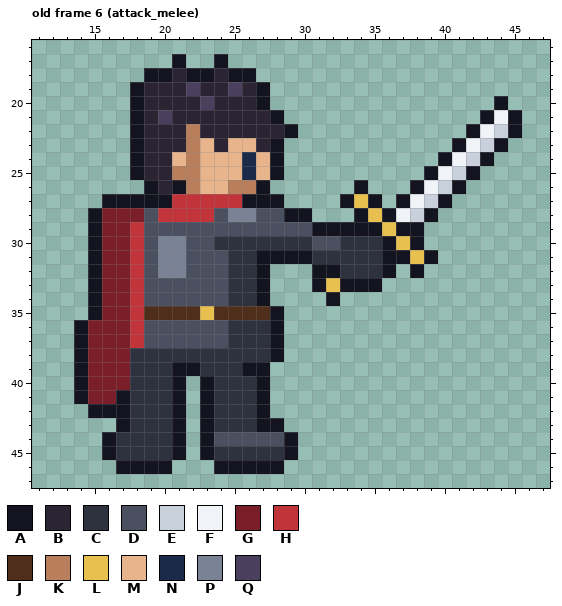
One commit to this pixel-art file: art/sprites/combate/clases/guerrero.aseprite. This is how it looked before the edit.
48x48 pixels, 19 frames. Shown: old frame 6 (attack_melee): x 11..47, y 16..47. The commit also changed other frames, which this record leaves out.
Visible layers, top first: "cuerpo", "arma".
Palette (. is transparent): A #141420  B #2a2433  C #2e323e  D #4a5060  E #c8d0dc  F #f0f4f8  G #7a1f2a  H #c0343a  J #4f2e1c  K #b97f5c  L #e8c050  M #e8b48c  N #1c2a4a  P #7a8296  Q #4a3f5c
Pixels before, old frame 6 (attack_melee), first column x 14:
17 .......A..A.....................
18 .....AABAABAA...................
19 ....ABBBQBBQBA..................
20 ....ABBBBQBBBA................A.
21 ....ABQBBBBBBBA..............AFA
22 ....ABBBKBBBBBBA............AFEA
23 ....ABBBKMBMMBA............AFEA.
24 ....ABBMKMMMNMA...........AFEA..
25 ....ABBKKMMMNMA..........AFEA...
26 .....ABAKMMKKA......A...AFEA....
27 ..AAAAAHHHHHAAA....ALA.AFEA.....
28 .AGGGDHHHHDPPDDAA...ALAFEA......
29 .AGGHDDDDDDDDDDDDAAAAALAA.......
30 .AGGHDPPDDCCCCCCCDDCCCALA.......
31 .AGGHDPPDDDCCAAAACCCCCAALA......
32 .AGGHDPPDDDCCA...AACCCA.A.......
33 .AGGHDDDDDDCCA...ALAAA..........
34 .AGGHDDDDDDCCA....A.............
35 .AGGHJJJJLJJJJA.................
36 AGGGHDDDDDDCCCA.................
37 AGGGHDDDDDDCCCA.................
38 AGGGCCCCCCCCCCA.................
39 AGGGCCCAACCCAA..................
40 AGGGCCCA.ACCCA..................
41 AGGACCCA.ACCCA..................
42 .AAACCCA.ACCCA..................
43 ...ACCCA.ACCCAA.................
44 ..ACCCCA.ADDDDDA................
45 ..ACCCCA.ACCCCCA................
46 ...AAAA...AAAAA.................
After:
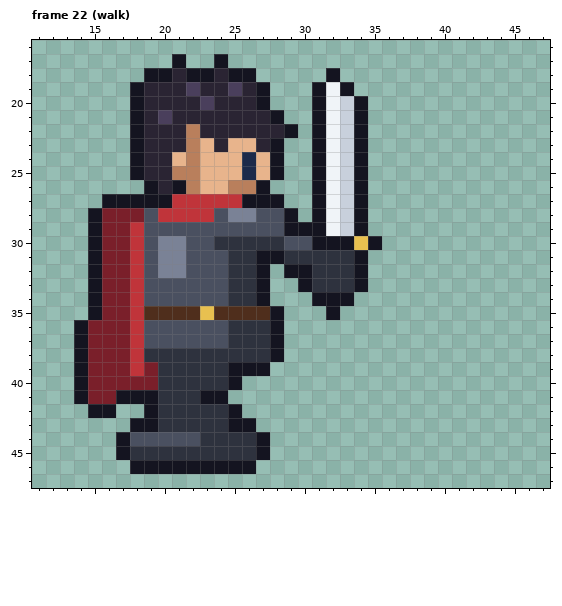
A new or re-ordered frame is compared with the old frame closest to it.
From old to new:
frames 19 -> 23
Changed rows in their new state; - is an unchanged pixel.
Frame 22 (walk) is new; against old frame 6 (attack_melee), layers "cuerpo", "arma":
first column x 16:
18 ----------------A-------------
19 ---------------AFA------------
20 ---------------AFEA---------.-
21 ---------------AFEA--------...
22 ---------------AFEA-------....
23 ---------------AFEA------....-
24 ---------------AFEA-----....--
25 ---------------AFEA----....---
26 ---------------AFE----....----
27 ---------------AFEA.-....-----
28 --------------.AFE-.....------
29 -------------AA-FE-....-------
30 -------------DDAAALA...-------
31 -------------CC---A.....------
32 -------------AACC-A..-.-------
33 --------------ACCC-.----------
34 ---------------A-A------------
35 ----------------A-------------
38 --H---------------------------
39 --HG-CC--A--------------------
40 --GG-CCC-A..------------------
41 --AA-CC-A...------------------
42 -..A-CCC-A..------------------
43 -.AA-CCC-AA..-----------------
44 .ADDDDDCCCCA..----------------
45 .A---CCC---A..----------------
46 -.---AAA---..-----------------
